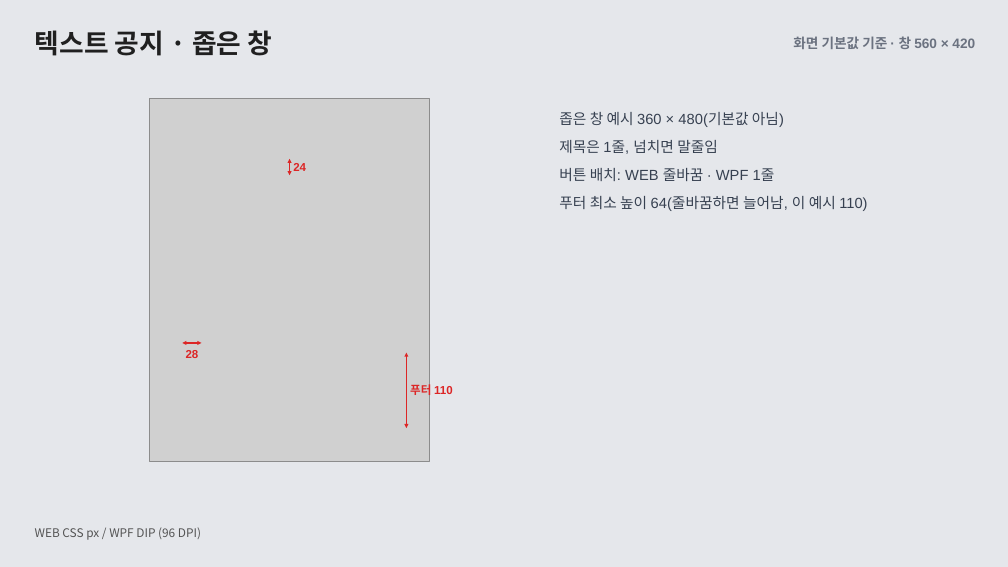
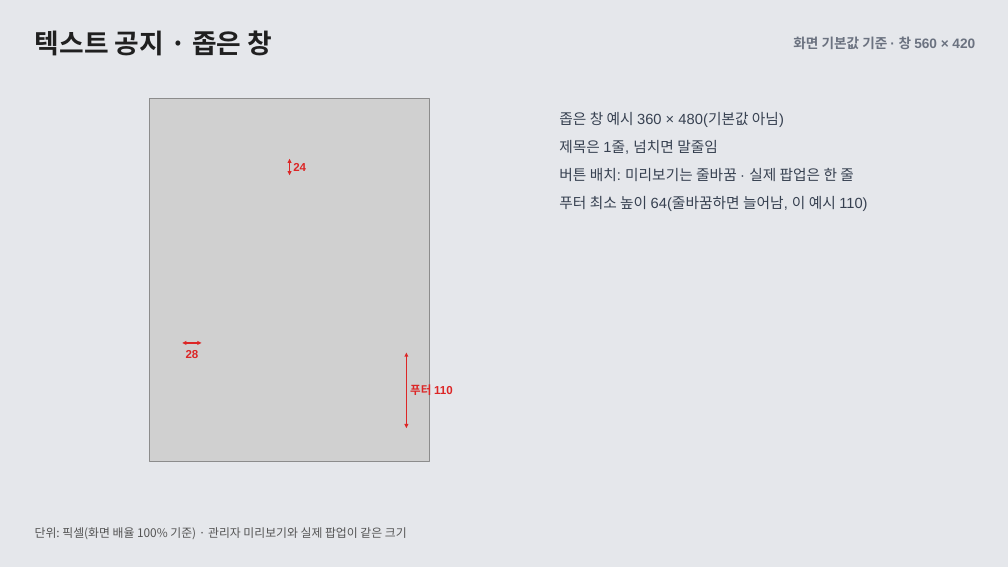
Before and after one commit to ok-sy/WPF_WindowsPopupWithC_proto, a slide deck: slide 3 of docs/design/61_popup_layout_guide/공통 팝업 UI 가이드 · WEB과 WPF (화면 기본값).pptx. Drawn at 1008x567 pixels with LibreOffice and Linux fonts; fonts in the diff are those of the drawing; grey boxes stand for pictures. Boxes give left, top, right and bottom in pixels: in the first picture for what was removed or moved away, otherwise in the second. Text is boxed around its words. In the diff, an @@ line names an element or a change of style, - is before the commit and + after.

```diff
--- a/docs/design/61_popup_layout_guide/공통 팝업 UI 가이드 · WEB과 WPF (화면 기본값).pptx
+++ b/docs/design/61_popup_layout_guide/공통 팝업 UI 가이드 · WEB과 WPF (화면 기본값).pptx
@@ text at [559,168,854,181]: text changed @@
-버튼 배치: WEB 줄바꿈 · WPF 1줄
+버튼 배치: 미리보기는 줄바꿈 · 실제 팝업은 한 줄
@@ text at [35,527,407,539]: text changed @@
-WEB CSS px / WPF DIP (96 DPI)
+단위: 픽셀(화면 배율 100% 기준) · 관리자 미리보기와 실제 팝업이 같은 크기
```
Also in this commit, not shown: 10 other slides changed, 3 other files.
